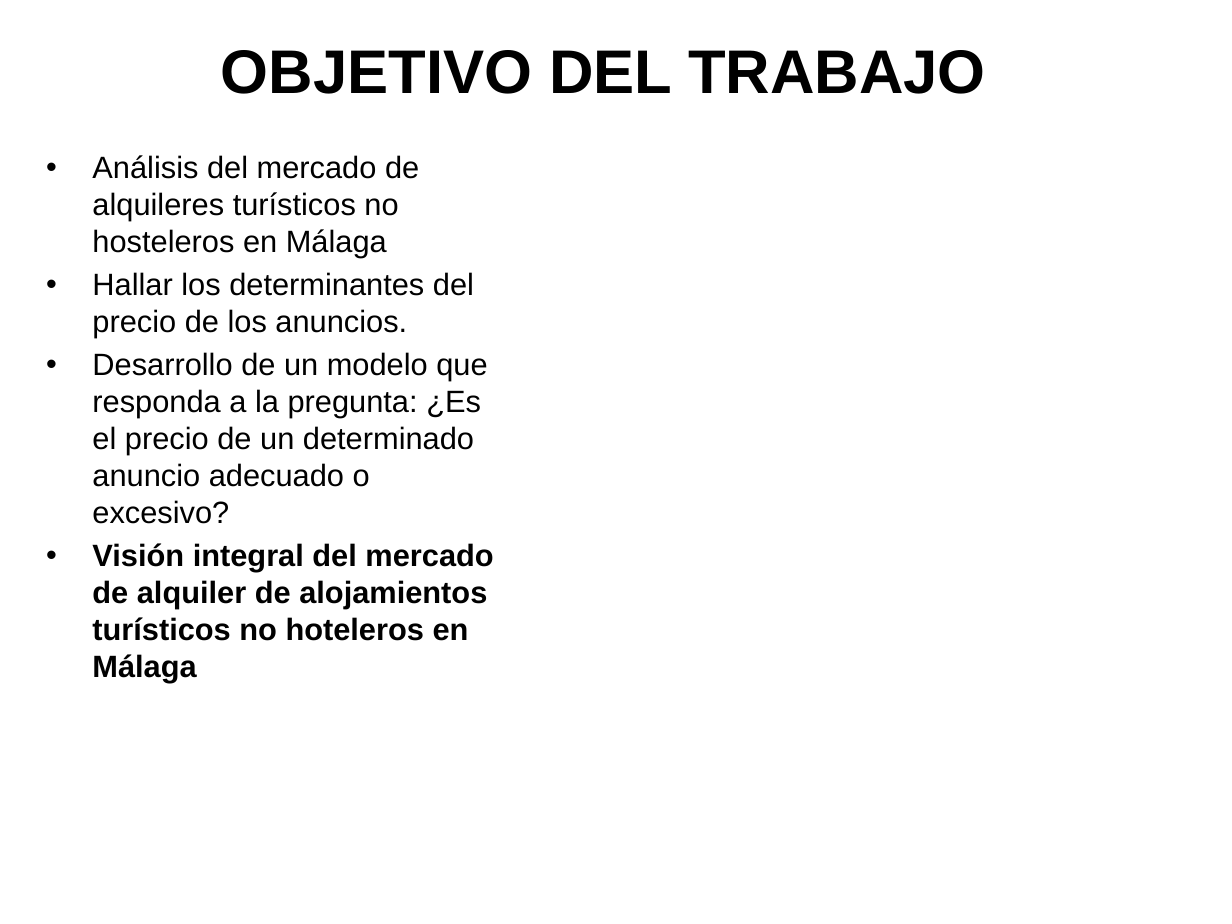
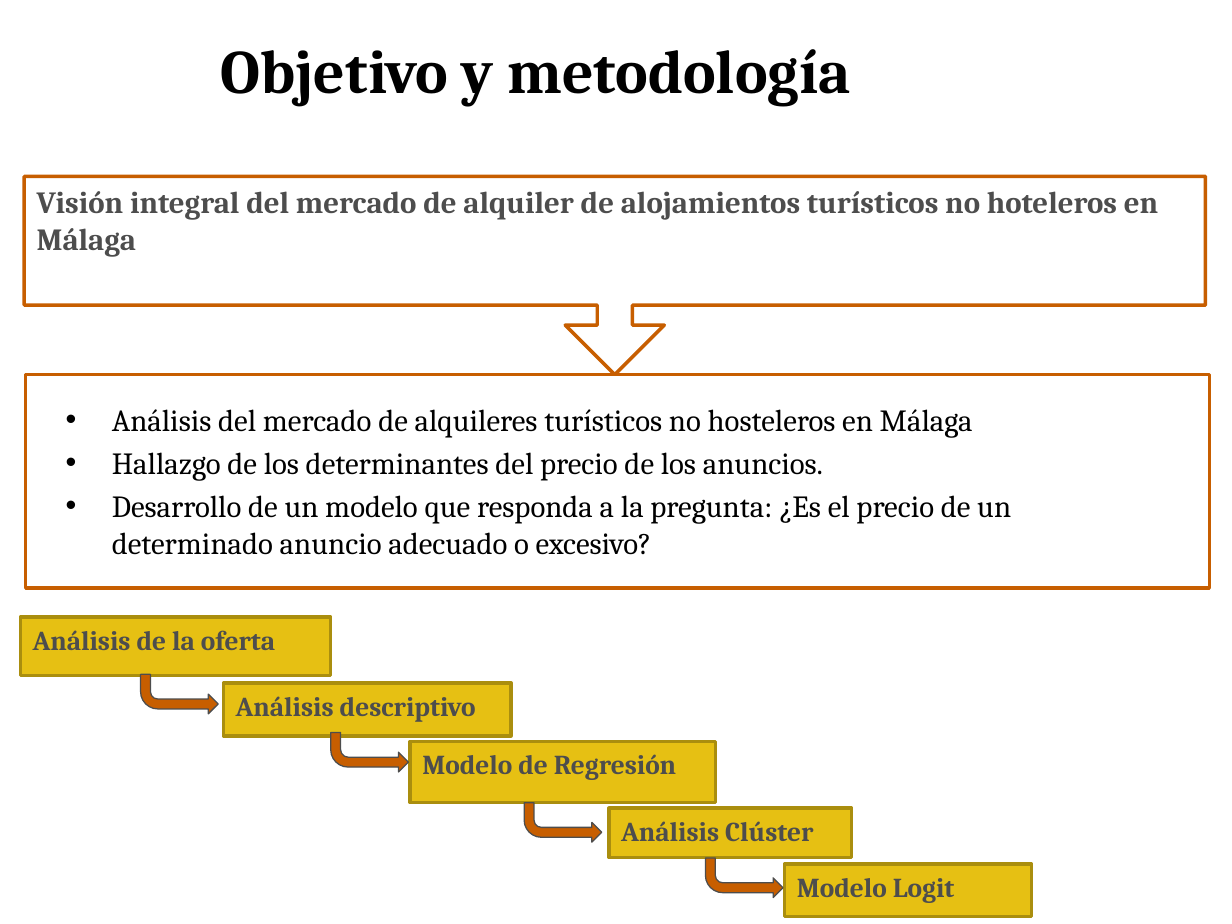
Before and after one commit to Joseluisvic/Trabajo-Final-De-M-ster, a slide deck: slide 4 of Presentación TFM.pptx. Drawn at 1232x924 pixels with LibreOffice and Linux fonts; fonts in the diff are those of the drawing; background and template pictures are left out. Boxes give left, top, right and bottom in pixels: in the first picture for what was removed or moved away, otherwise in the second. Text is boxed around its words. In the diff, an @@ line names an element or a change of style, - is before the commit and + after.

```diff
--- a/Presentación TFM.pptx
+++ b/Presentación TFM.pptx
@@ title at (221, 49, 850, 107): text changed; font Arial to Cambria @@
-OBJETIVO DEL TRABAJO
+Objetivo y metodología
@@ down arrow callout added at (25, 176, 1206, 375), fill #FFFFFF, outline #C75E00 2 pt, 18 pt, text #4D4D4D, bold @@
+Visión integral del mercado de alquiler de alojamientos turísticos no hoteleros en Málaga
@@ rectangle added at (26, 375, 1210, 588), fill #FFFFFF, outline #C75E00 2 pt @@
@@ text "Análisis del mercado de alquileres ...": place and size @@
-text "Análisis del mercado de alquileres ..." at (92, 155, 493, 683)
+text "Análisis del mercado de alquileres ..." at (112, 409, 1011, 555)
@@ text at (112, 409, 1011, 555): font Arial to Cambria in "Análisis del mercado de alquileres turísticos no ...", "Desarrollo de un modelo que responda a ..." @@
@@ text at (112, 452, 823, 481): text changed; font Arial to Cambria @@
-• Hallar los determinantes del precio de los anuncios.
+• Hallazgo de los determinantes del precio de los anuncios.
@@ text at (92, 543, 493, 683): paragraph removed @@
-• Visión integral del mercado de alquiler de alojamientos turísticos no hoteleros en Málaga
@@ rectangle added at (20, 617, 330, 675), fill #E6C013, outline #AA8E0E 2 pt, 16 pt, text #4D4D4D, bold @@
+Análisis de la oferta
@@ bent arrow added at (140, 674, 218, 713), fill #C75E00, outline #4D4D4D 0.75 pt @@
@@ rectangle added at (223, 683, 510, 736), fill #E6C013, outline #AA8E0E 2 pt, 16 pt, text #4D4D4D, bold @@
+Análisis descriptivo
@@ bent arrow added at (330, 733, 408, 772), fill #C75E00, outline #4D4D4D 0.75 pt @@
@@ rectangle added at (410, 742, 716, 803), fill #E6C013, outline #AA8E0E 2 pt, 16 pt, text #4D4D4D, bold @@
+Modelo de Regresión
@@ bent arrow added at (524, 803, 601, 843), fill #C75E00, outline #4D4D4D 0.75 pt @@
@@ rectangle added at (609, 808, 851, 857), fill #E6C013, outline #AA8E0E 2 pt, 16 pt, text #4D4D4D, bold @@
+Análisis Clúster
@@ bent arrow added at (706, 859, 784, 898), fill #C75E00, outline #4D4D4D 0.75 pt @@
@@ rectangle added at (785, 864, 1032, 917), fill #E6C013, outline #AA8E0E 2 pt, 16 pt, text #4D4D4D, bold @@
+Modelo Logit
```
Also in this commit, not shown: 7 other slides changed, 9 slides added, 3 slides removed, 1 other file.
